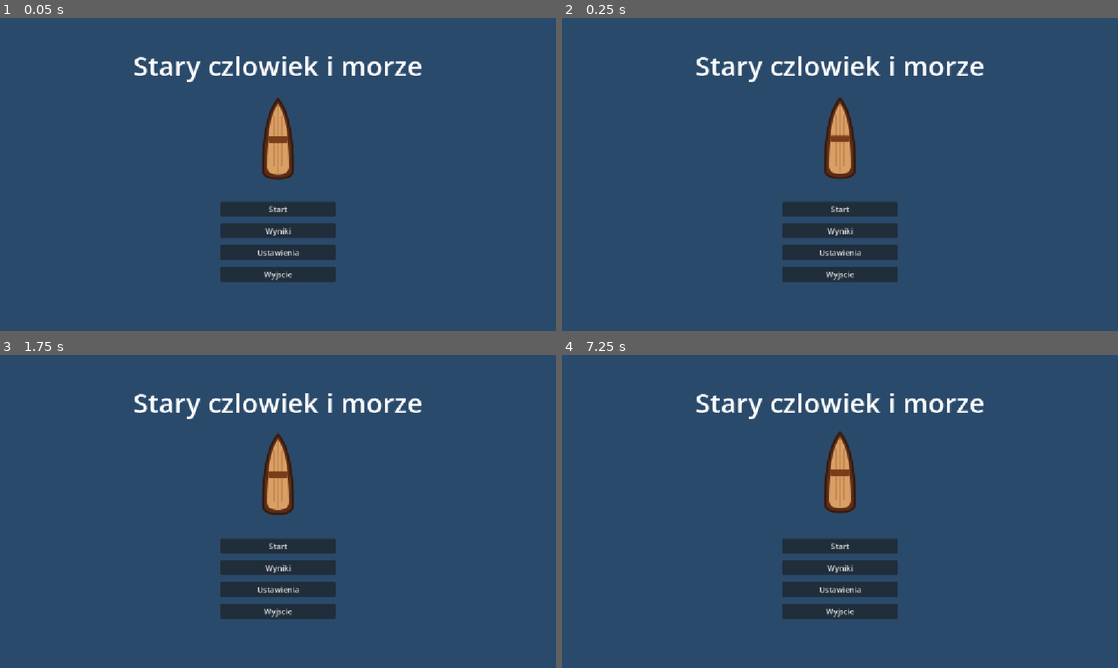
Above: before the commit, frames 1-4 (two rows, left to right).
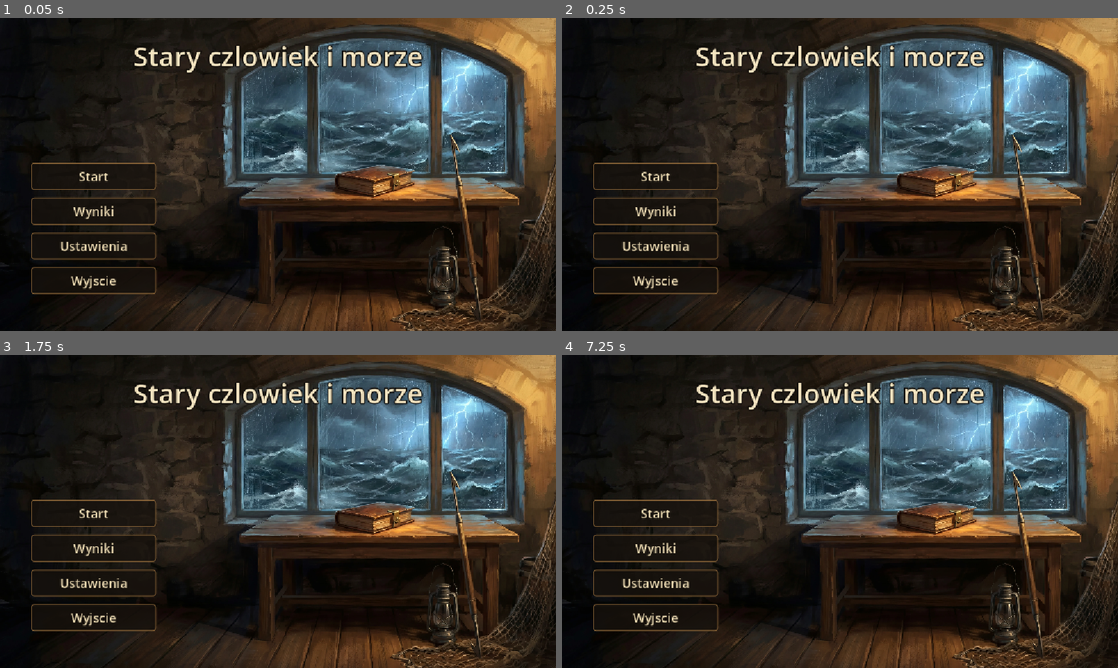
Above: after the commit, the same moments.

Repository: stap1/SCIM
Game: Godot game, scene res://scenes/MainMenu.tscn
The game is run twice, just before and just after one commit, with the same random seed, the same clock (stepped at 60 frames per second) and the same inputs.
Inputs:
- Up to frame 1 (0.05 s): no input
- Up to frame 2 (0.25 s): no input
- Up to frame 3 (1.75 s): click "Wyniki" at 0.5 s; click "Powrot" at 1.25 s
- Up to frame 4 (7.25 s): click "Ustawienia" at 2 s; click "15 min" at 2.75 s; click "Ogranicz trzesienie ekranu" at 3.5 s; click "10 min" at 4.25 s; click "Ogranicz miganie" at 5 s; click "20 min" at 5.75 s; click "Powrot" at 6.5 s

The runs differ from the first frame. In frame 1, 96% of the frame differs, in the area x 0-100%, y 0-100%; in frame 2, 96%; in frame 3, 96%; in frame 4, 96%.

Commit message:
feat(menu): tlo malarskie + motyw przyciskow w menu glownym
Tlo z main_menu_bckgrnd_v2.webp (konwersja -> PNG 2304x1296). Kompozycja: tytul
u gory z obrysem (czytelny nad oknem), przyciski w kolumnie po lewej nad ciemna
sciana (zgodnie z zalozeniem "czysta sciana pod UI"). Motyw przyciskow
(main_menu_theme.tres): polprzezroczyste drewniane tlo, cieple obramowanie, hover.
Usuniety placeholder BoatSprite (kolidowal z malarstwem; uzycie w main_menu.gd jest
guarded). GUT 266/266, smoke czysty.

Co-Authored-By: Claude Opus 4.8 <noreply@anthropic.com>

Diff:
--- /dev/null
+++ b/resources/main_menu_theme.tres
@@ -0,0 +1,59 @@
+[gd_resource type="Theme" load_steps=4 format=3]
+
+[sub_resource type="StyleBoxFlat" id="btn_normal"]
+bg_color = Color(0.09, 0.07, 0.05, 0.78)
+border_width_left = 2
+border_width_top = 2
+border_width_right = 2
+border_width_bottom = 2
+border_color = Color(0.55, 0.4, 0.22, 0.85)
+corner_radius_top_left = 6
+corner_radius_top_right = 6
+corner_radius_bottom_right = 6
+corner_radius_bottom_left = 6
+content_margin_left = 14.0
+content_margin_top = 10.0
+content_margin_right = 14.0
+content_margin_bottom = 10.0
+
+[sub_resource type="StyleBoxFlat" id="btn_hover"]
+bg_color = Color(0.2, 0.15, 0.09, 0.9)
+border_width_left = 2
+border_width_top = 2
+border_width_right = 2
+border_width_bottom = 2
+border_color = Color(0.85, 0.65, 0.35, 0.95)
+corner_radius_top_left = 6
+corner_radius_top_right = 6
+corner_radius_bottom_right = 6
+corner_radius_bottom_left = 6
+content_margin_left = 14.0
+content_margin_top = 10.0
+content_margin_right = 14.0
+content_margin_bottom = 10.0
+
+[sub_resource type="StyleBoxFlat" id="btn_pressed"]
+bg_color = Color(0.05, 0.04, 0.03, 0.92)
+border_width_left = 2
+border_width_top = 2
+border_width_right = 2
+border_width_bottom = 2
+border_color = Color(0.7, 0.52, 0.28, 0.95)
+corner_radius_top_left = 6
+corner_radius_top_right = 6
+corner_radius_bottom_right = 6
+corner_radius_bottom_left = 6
+content_margin_left = 14.0
+content_margin_top = 10.0
+content_margin_right = 14.0
+content_margin_bottom = 10.0
+
+[resource]
+Button/colors/font_color = Color(0.93, 0.86, 0.7, 1)
+Button/colors/font_hover_color = Color(1, 0.96, 0.82, 1)
+Button/colors/font_pressed_color = Color(0.8, 0.72, 0.55, 1)
+Button/font_sizes/font_size = 26
+Button/styles/normal = SubResource("btn_normal")
+Button/styles/hover = SubResource("btn_hover")
+Button/styles/pressed = SubResource("btn_pressed")
+Button/styles/focus = SubResource("btn_hover")
--- a/scenes/MainMenu.tscn
+++ b/scenes/MainMenu.tscn
@@ -1,56 +1,64 @@
-[gd_scene format=3 uid="uid://cduhwog23coy7"]
+[gd_scene load_steps=4 format=3 uid="uid://cduhwog23coy7"]
 
 [ext_resource type="Script" uid="uid://b12oqh3mydlaw" path="res://scripts/ui/main_menu.gd" id="1_mm"]
-[ext_resource type="Texture2D" uid="uid://blsotf7ntv08v" path="res://assets/lodz.svg.svg" id="2_boat"]
+[ext_resource type="Texture2D" uid="uid://c7qf6i78wkkpo" path="res://assets/main_menu_background.png" id="2_bg"]
+[ext_resource type="Theme" path="res://resources/main_menu_theme.tres" id="3_theme"]
 
-[node name="MainMenu" type="Control" unique_id=330382259]
+[node name="MainMenu" type="Control"]
 layout_mode = 3
 anchors_preset = 15
 anchor_right = 1.0
 anchor_bottom = 1.0
 script = ExtResource("1_mm")
 
-[node name="Background" type="ColorRect" parent="." unique_id=1693902433]
+[node name="Background" type="ColorRect" parent="."]
 layout_mode = 0
 anchor_right = 1.0
 anchor_bottom = 1.0
-color = Color(0.16470589, 0.2901961, 0.41960785, 1)
+color = Color(0.05, 0.05, 0.07, 1)
 
-[node name="BoatSprite" type="Sprite2D" parent="." unique_id=1921974577]
-position = Vector2(576, 250)
-scale = Vector2(1.4, 1.4)
-texture = ExtResource("2_boat")
+[node name="BackgroundImage" type="TextureRect" parent="."]
+layout_mode = 0
+anchor_right = 1.0
+anchor_bottom = 1.0
+texture = ExtResource("2_bg")
+expand_mode = 1
+stretch_mode = 6
 
-[node name="Title" type="Label" parent="." unique_id=217606132]
+[node name="Title" type="Label" parent="."]
 layout_mode = 0
-offset_left = 176.0
-offset_top = 60.0
-offset_right = 976.0
-offset_bottom = 150.0
+offset_left = 48.0
+offset_top = 40.0
+offset_right = 1104.0
+offset_bottom = 124.0
+theme_override_colors/font_color = Color(0.96, 0.9, 0.76, 1)
+theme_override_colors/font_outline_color = Color(0.03, 0.02, 0.01, 0.95)
+theme_override_constants/outline_size = 10
 theme_override_font_sizes/font_size = 56
 text = "Stary czlowiek i morze"
 horizontal_alignment = 1
 
-[node name="Menu" type="VBoxContainer" parent="." unique_id=387268898]
+[node name="Menu" type="VBoxContainer" parent="."]
 layout_mode = 0
-offset_left = 456.0
-offset_top = 380.0
-offset_right = 696.0
-offset_bottom = 580.0
-theme_override_constants/separation = 14
+offset_left = 64.0
+offset_top = 300.0
+offset_right = 324.0
+offset_bottom = 556.0
+theme = ExtResource("3_theme")
+theme_override_constants/separation = 16
 
-[node name="StartButton" type="Button" parent="Menu" unique_id=293119137]
+[node name="StartButton" type="Button" parent="Menu"]
 layout_mode = 2
 text = "Start"
 
-[node name="ScoresButton" type="Button" parent="Menu" unique_id=268270688]
+[node name="ScoresButton" type="Button" parent="Menu"]
 layout_mode = 2
 text = "Wyniki"
 
-[node name="SettingsButton" type="Button" parent="Menu" unique_id=1860144520]
+[node name="SettingsButton" type="Button" parent="Menu"]
 layout_mode = 2
 text = "Ustawienia"
 
-[node name="QuitButton" type="Button" parent="Menu" unique_id=594421364]
+[node name="QuitButton" type="Button" parent="Menu"]
 layout_mode = 2
 text = "Wyjscie"
Binary file added: assets/main_menu_background.png
Not shown, added: assets/main_menu_background.png.import
